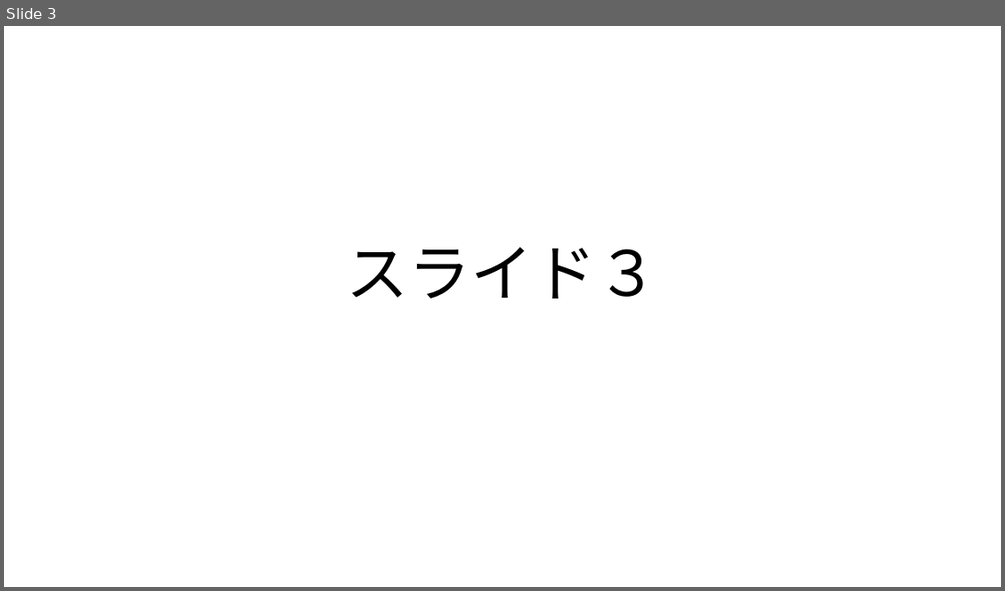
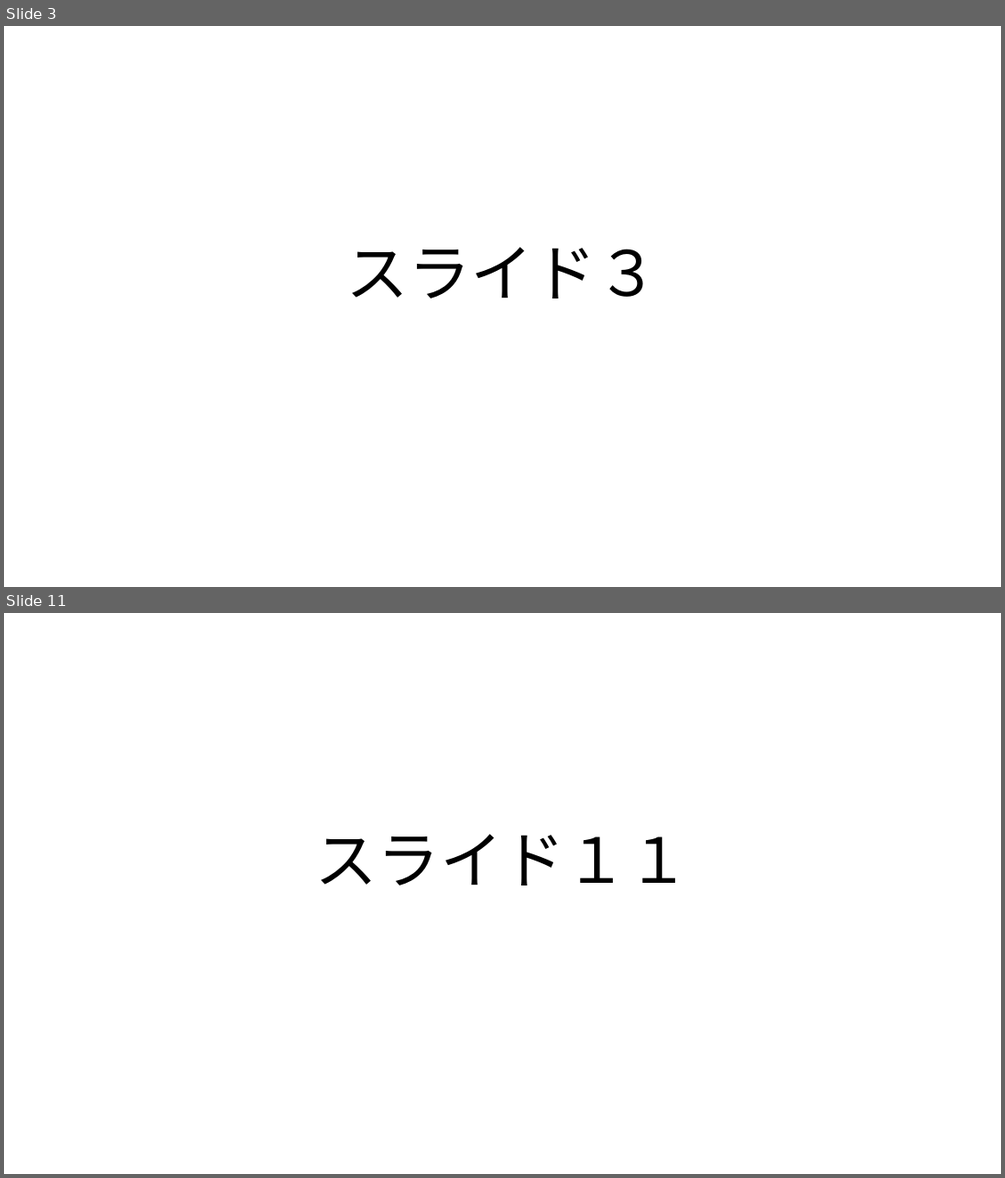
Before and after one commit to furaga/pptx_to_video, a slide deck: samples/introduction/introduction.pptx. Shown one above the other, each under a label of ours: slide 3 before the commit, slides 3 and 11 after it; the slides between them are not shown. The pictures are 1005x591 and 1005x1178 pixels, drawn with LibreOffice and Linux fonts; fonts in the diff are those of the drawing. Boxes give left, top, right and bottom in pixels: in the first picture for what was removed or moved away, otherwise in the second. Text is boxed around its words. In the diff, an @@ line names an element or a change of style, - is before the commit and + after.

```diff
--- a/samples/introduction/introduction.pptx
+++ b/samples/introduction/introduction.pptx
@@ slide 11 added at (4, 613, 1001, 1174), background #FFFFFF @@
@@ title added at (316, 834, 689, 885), 60 pt, text #000000 @@
+スライド１１
```
Also in this commit, not shown: 7 other slides added, 3 other files.
